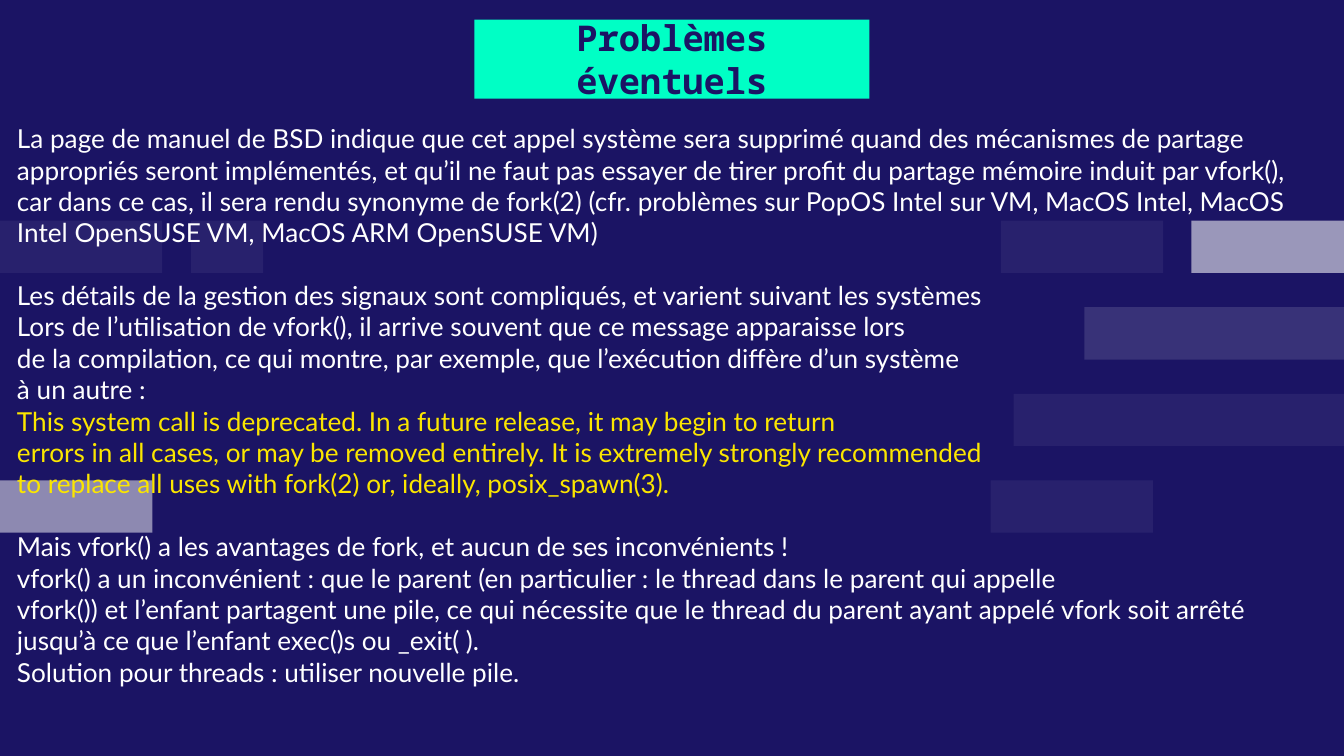
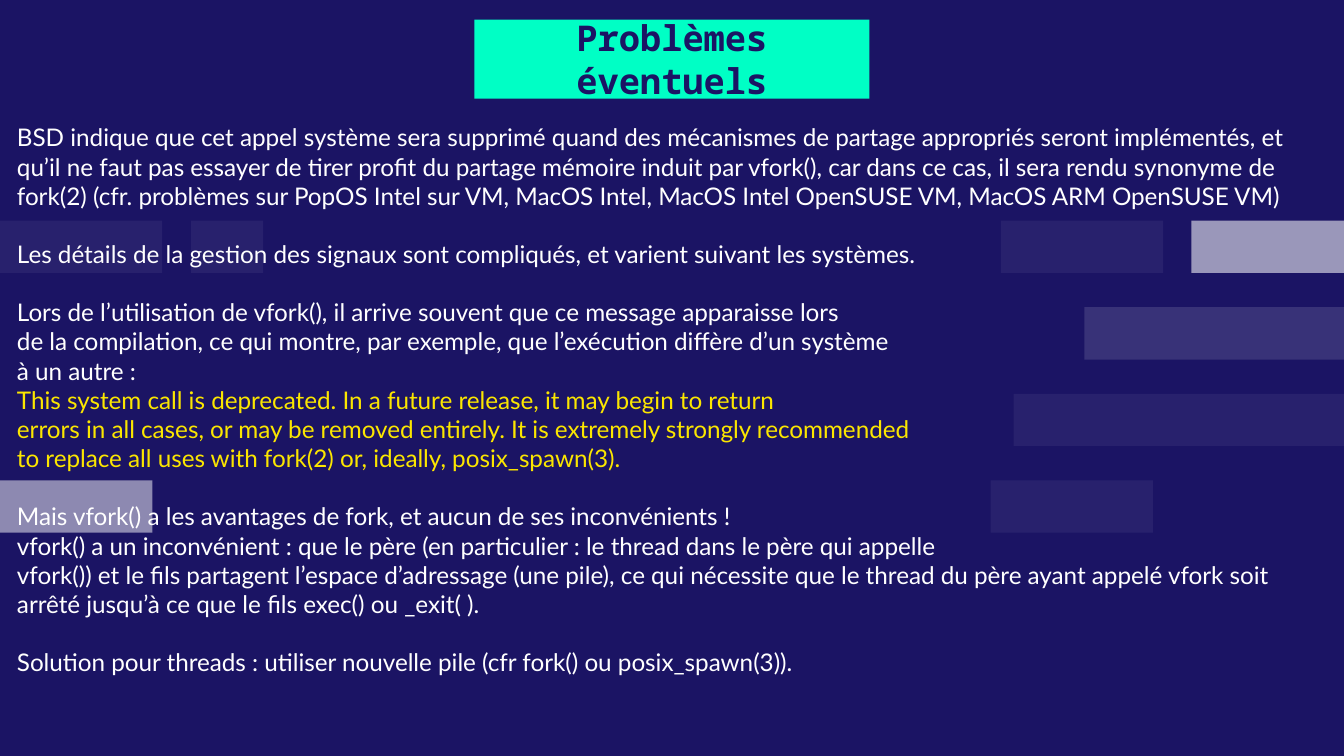
Before and after one commit to leomols97/sysg6_2022, a slide deck: slide 17 of Août/MOLS_FORK_VFORK_CLONE/Documents/MOLS_FORK_VFORK_CLONE.pptx. Drawn at 1344x756 pixels with LibreOffice and Linux fonts; fonts in the diff are those of the drawing. Boxes give left, top, right and bottom in pixels: in the first picture for what was removed or moved away, otherwise in the second. Text is boxed around its words. In the diff, an @@ line names an element or a change of style, - is before the commit and + after.

```diff
--- a/Août/MOLS_FORK_VFORK_CLONE/Documents/MOLS_FORK_VFORK_CLONE.pptx
+++ b/Août/MOLS_FORK_VFORK_CLONE/Documents/MOLS_FORK_VFORK_CLONE.pptx
@@ text at <box>17,128,1283,268</box>: text changed; size 14 to 13 pt @@
-La page de manuel de BSD indique que cet appel système sera supprimé quand des mécanismes de partage appropriés seront implémentés, et qu’il ne faut pas essayer de tirer profit du partage mémoire induit par vfork(), car dans ce cas, il sera rendu synonyme de fork(2) (cfr. problèmes sur PopOS Intel sur VM, MacOS Intel, MacOS Intel OpenSUSE VM, MacOS ARM OpenSUSE VM)
-Les détails de la gestion des signaux sont compliqués, et varient suivant les systèmes
+BSD indique que cet appel système sera supprimé quand des mécanismes de partage appropriés seront implémentés, et qu’il ne faut pas essayer de tirer profit du partage mémoire induit par vfork(), car dans ce cas, il sera rendu synonyme de fork(2) (cfr. problèmes sur PopOS Intel sur VM, MacOS Intel, MacOS Intel OpenSUSE VM, MacOS ARM OpenSUSE VM)
+Les détails de la gestion des signaux sont compliqués, et varient suivant les systèmes.
@@ text at <box>17,302,909,531</box>: size 14 to 13 pt in "Lors de l’utilisation de vfork(), il arrive ...", "de la compilation, ce qui montre, par ...", "à un autre :", "This system call is deprecated. In a ..." and 3 more places @@
@@ text at <box>17,536,1269,675</box>: text changed; size 14 to 13 pt @@
-vfork() a un inconvénient : que le parent (en particulier : le thread dans le parent qui appelle
-vfork()) et l’enfant partagent une pile, ce qui nécessite que le thread du parent ayant appelé vfork soit arrêté jusqu’à ce que l’enfant exec()s ou _exit( ).
-Solution pour threads : utiliser nouvelle pile.
+vfork() a un inconvénient : que le père (en particulier : le thread dans le père qui appelle
+vfork()) et le fils partagent l’espace d’adressage (une pile), ce qui nécessite que le thread du père ayant appelé vfork soit arrêté jusqu’à ce que le fils exec() ou _exit( ).
+Solution pour threads : utiliser nouvelle pile (cfr fork() ou posix_spawn(3)).
```
Also in this commit, not shown: 19 other slides changed, 1 slide removed, 7 other files.
